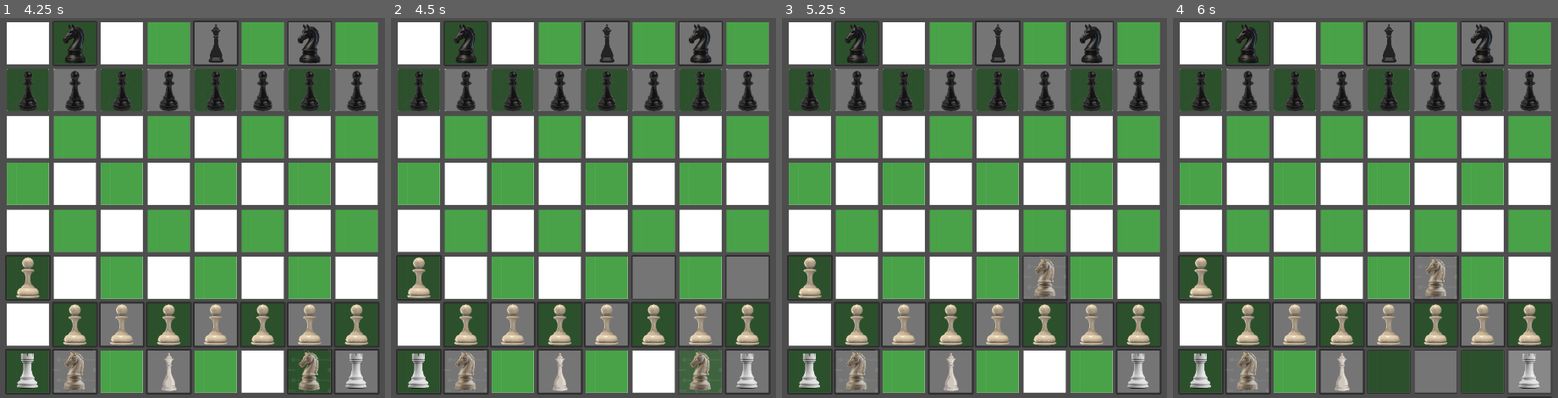
Above: before the commit, frames 1-4 (left to right).
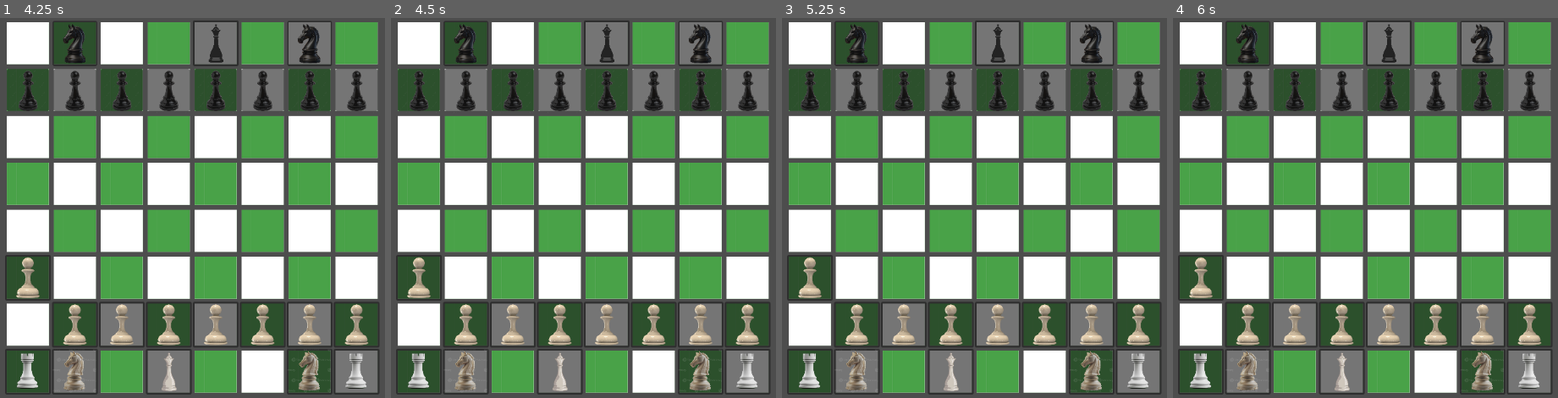
Above: after the commit, the same moments.

Repository: soligso-cpu/Chess-II-The-final-dlc-real-
Game: Godot game, scene res://Scenes/board.tscn
Two runs of this game, one before a commit and one after it. Both use one fixed random seed, a clock stepped at 60 frames per second and the inputs below.
Inputs (mouse positions are in pixels of both pictures, inside the frame that each line leads up to):
- Up to frame 1 (4.25 s): click (73, 371) at 0.52 s; click (169, 371) at 1.25 s; click (26, 371) at 2.02 s; click (26, 325) at 2.77 s; click (26, 276) at 3.5 s
- Up to frame 2 (4.5 s): click (699, 371) at 4.27 s
- Up to frame 3 (5.25 s): click (1043, 276) at 5.02 s
- Up to frame 4 (6 s): click (1531, 371) at 5.77 s

Frame 1 is identical in both runs. In frame 2, 2.7% of the frame differs, in the area x 62-99%, y 62-74%; in frame 3, 2.8%; in frame 4, 4.5%, in the area x 50-99%, y 62-100%.

Commit message:
Fixed Turn System
You can now add turns to each side.

Diff:
--- a/chess-ii--the-final-dlc/Scripts/Globals.gd
+++ b/chess-ii--the-final-dlc/Scripts/Globals.gd
@@ -139,9 +139,9 @@
 
 var turn_tracking
 var turn_amount = 2
-var moved = false
-var white_turns = 1
-var black_turns = 1
+var moved
+var white_turns = 0
+var black_turns = 0
 
 var piece_focused = ""
 
@@ -366,27 +366,19 @@
 		position_target = Vector2(896, 603)
 		board_tiles["H"]["H8"].state = true
 	#endregion
-	if(turn_tracking > 1):
-		if white_turns > 0:
-			turn_tracking = 1
-			if(moved):
-				turn_count += 1
-				white_turns -= 1
-				moved = false
-				if white_turns == 0:
-					turn_tracking = 0
-		else:
-			turn_tracking = 0
+
+	if(white_turns >= 1):
+		turn_tracking = 1
+		if(moved):
 			turn_count += 1
-	if(turn_tracking == 0):
-		if black_turns > 0:
-			turn_tracking = 1
-			if(moved):
-				turn_count += 1
-				black_turns -= 1
-				moved = false
-				if black_turns == 0:
-					turn_tracking = 1
-
-
-# leaving this line here to seperate regions, and to stop you having to make a new line by opening the region.
+			white_turns -= 1
+			moved = false
+	elif(black_turns >= 1):
+		turn_tracking = 0
+		if(moved):
+			turn_count += 1
+			black_turns -= 1
+			moved = false
+	elif(white_turns == 0 && turn_tracking > 1):
+		turn_tracking = 0
+		turn_count += 1
--- a/chess-ii--the-final-dlc/Scripts/board.gd
+++ b/chess-ii--the-final-dlc/Scripts/board.gd
@@ -8,3 +8,7 @@
 # Called every frame. 'delta' is the elapsed time since the previous frame.
 func _process(delta: float) -> void:
 	pass
+
+
+func _on_button_button_up() -> void:
+	Globals.black_turns += 1
Not shown, changed: .DS_Store
